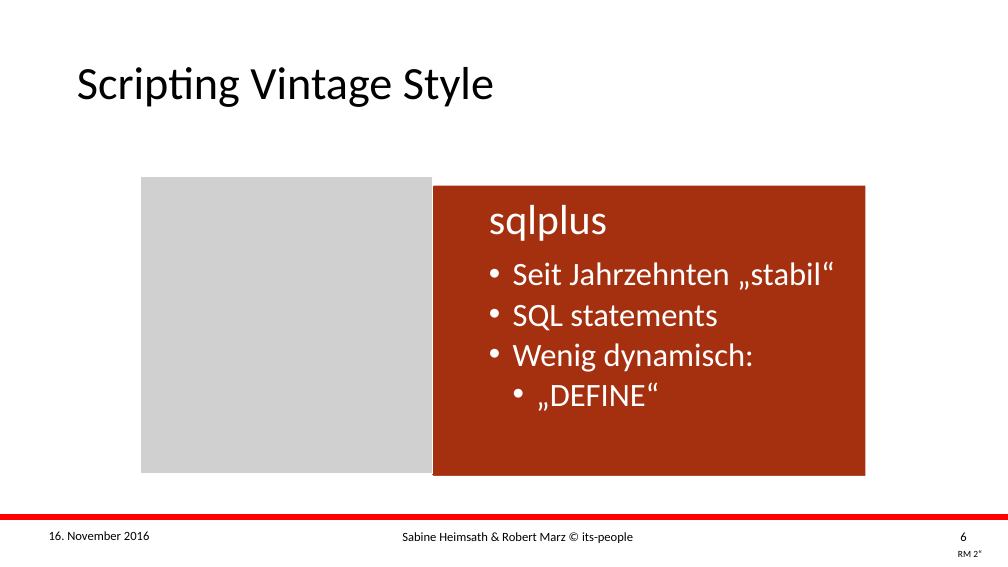
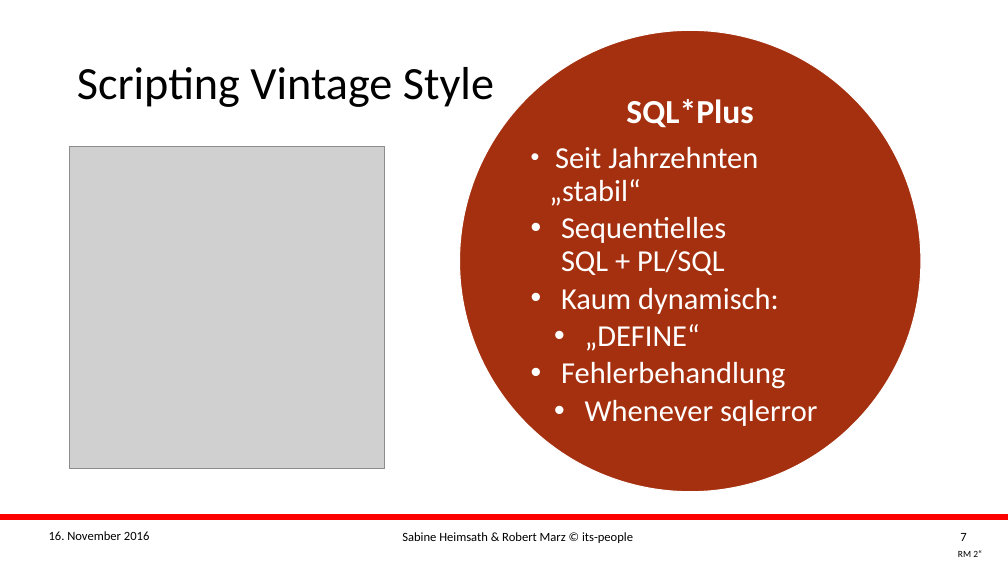
Before and after one commit to its-people/sqlclscripts, a slide deck: slide 7 of Slides/2016 DOAG K+A - Sabine Heimsath + Robert Marz - Scripting with SQLcl.pptx (slide 6 before the commit). Drawn at 1008x567 pixels with LibreOffice and Linux fonts; fonts in the diff are those of the drawing; grey boxes stand for pictures; background and template pictures are left out. Boxes give left, top, right and bottom in pixels: in the first picture for what was removed or moved away, otherwise in the second. Text is boxed around its words. In the diff, an @@ line names an element or a change of style, - is before the commit and + after.

```diff
--- a/Slides/2016 DOAG K+A - Sabine Heimsath + Robert Marz - Scripting with SQLcl.pptx
+++ b/Slides/2016 DOAG K+A - Sabine Heimsath + Robert Marz - Scripting with SQLcl.pptx
@@ ellipse added at (460,30,921,492), fill #A5300F, outline #FFFFFF 1 pt @@
@@ text "SQL*Plus": place and size @@
-text "SQL*Plus" at (489,205,835,411)
+text "SQL*Plus" at (549,99,817,426)
@@ text "SQL*Plus" at (549,99,817,426): vertical alignment top to middle @@
@@ text at (626,99,753,128): text changed; size 40 to 32 pt; bold on @@
-sqlplus
+SQL*Plus
@@ picture: place and size @@
-picture at (141,176,432,473)
+picture at (70,147,385,470)
@@ text at (549,147,758,351): size 31 to 29 pt in "Seit Jahrzehnten „stabil“", "„DEFINE“"; bullet •• to • @@
@@ pentagon arrow removed at (288,185,867,476) @@
@@ text at (561,217,779,314): text changed; size 31 to 29 pt @@
-  •• SQL statements
-  •• Wenig dynamisch:
+  • Sequentielles
+    SQL + PL/SQL
+  • Kaum dynamisch:
@@ text at (561,362,817,426): paragraphs added @@
+  • Fehlerbehandlung
+    • Whenever sqlerror
@@ page number at (960,533,966,541): text changed @@
-6
+7
```
Also in this commit, not shown: 7 other slides changed, 1 slide added, 4 other files.
